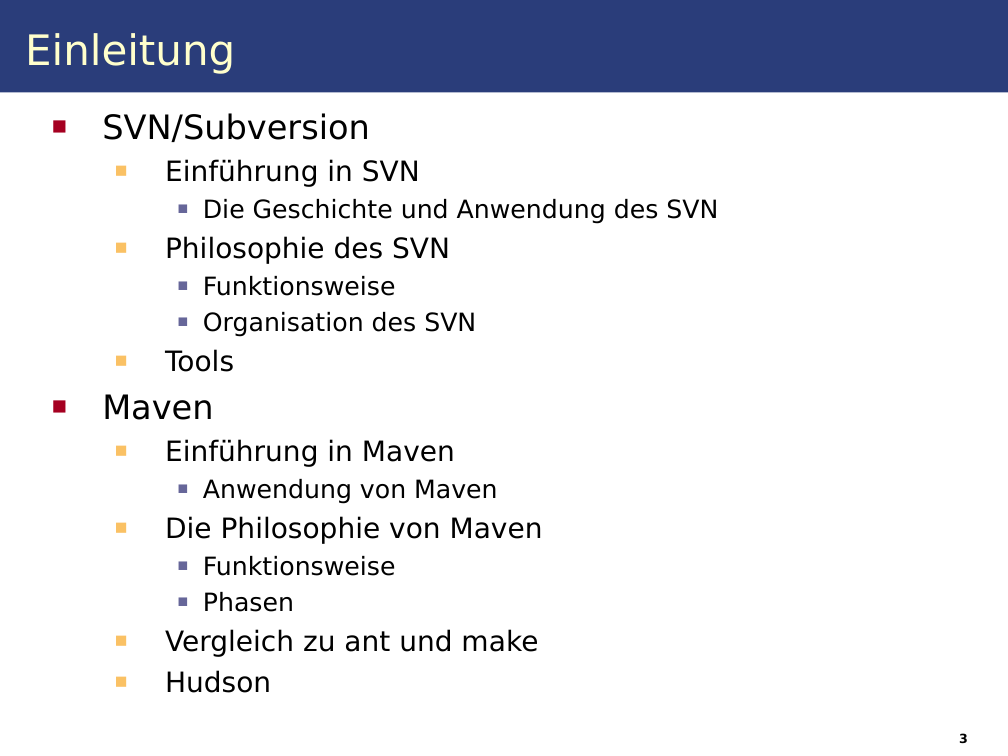
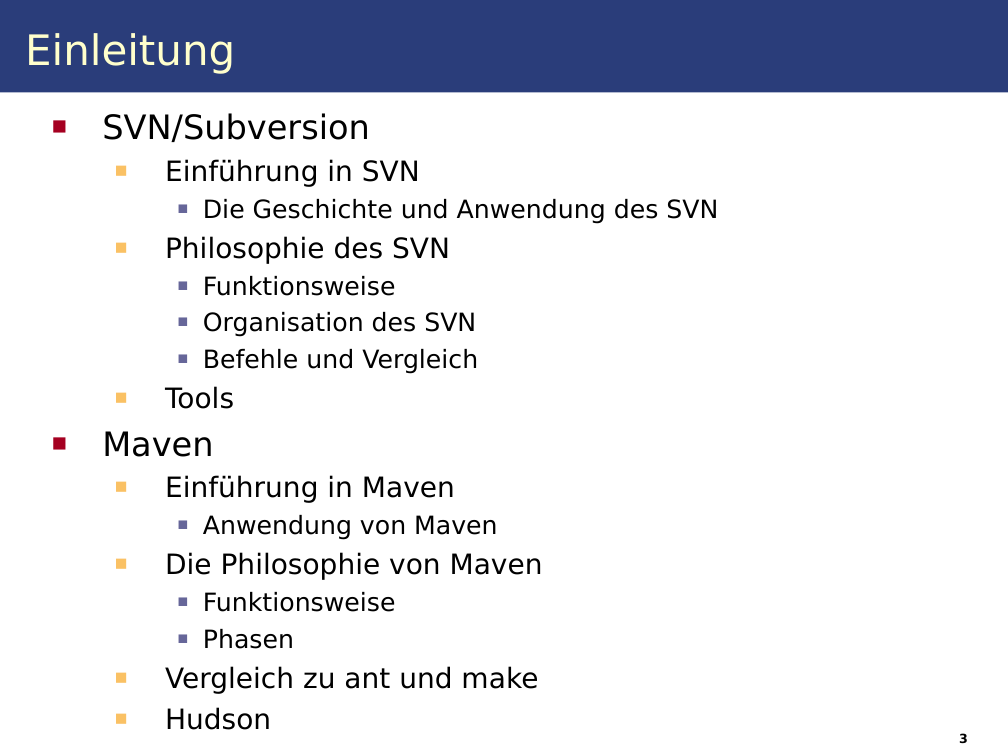
Before and after one commit to IAAS/decidr, a slide deck: slide 3 of seminars/at/Seminar.odp. Drawn at 1008x756 pixels with LibreOffice and Linux fonts; fonts in the diff are those of the drawing. Boxes give left, top, right and bottom in pixels: in the first picture for what was removed or moved away, otherwise in the second. Text is boxed around its words. In the diff, an @@ line names an element or a change of style, - is before the commit and + after.

```diff
--- a/seminars/at/Seminar.odp
+++ b/seminars/at/Seminar.odp
@@ text at bbox=[203, 349, 478, 374]: paragraph added @@
+    ■ Befehle und Vergleich
```
Also in this commit, not shown: 14 slides added, 9 other files.
